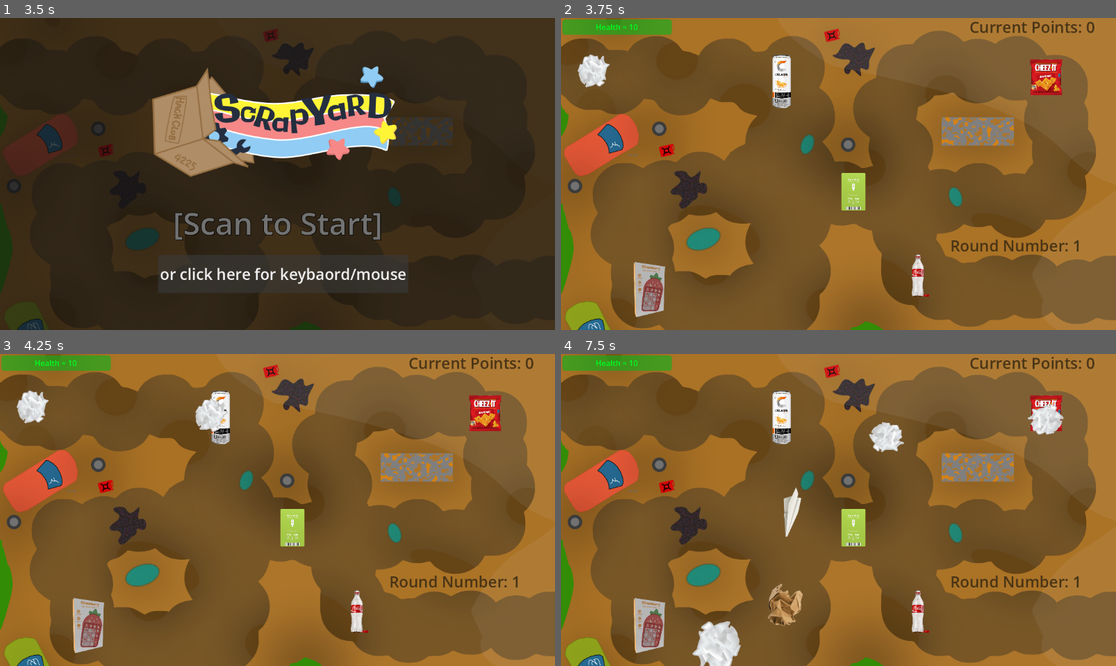
Above: before the commit, frames 1-4 (two rows, left to right).
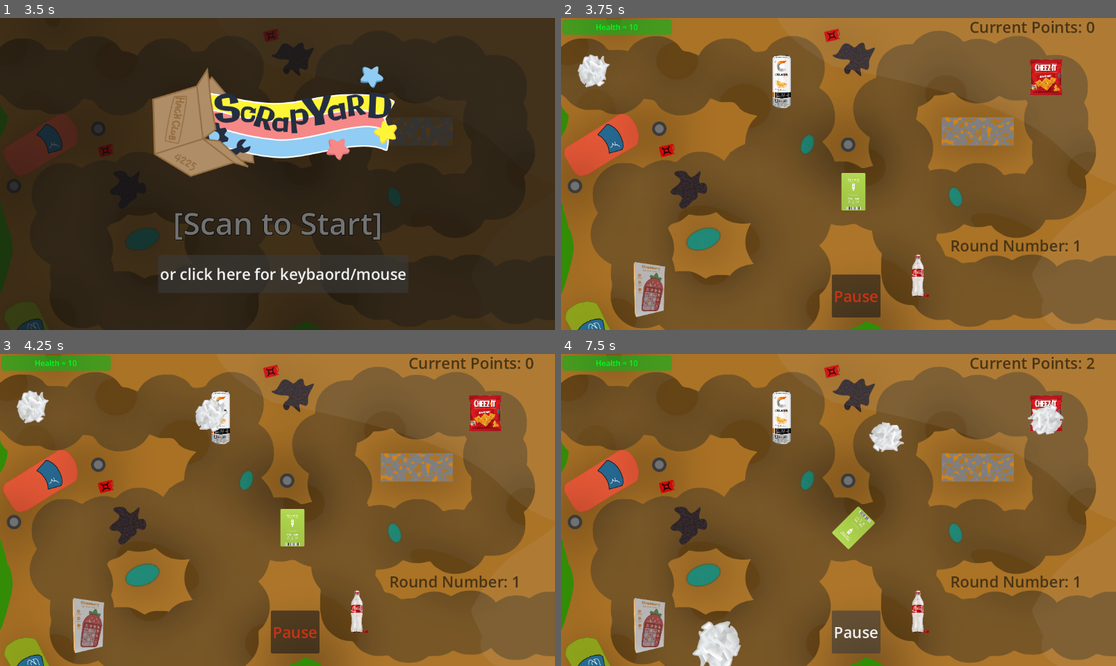
Above: after the commit, the same moments.

Repository: Nils1024/campfire-flagship
Game: Godot game, scene res://main_menu.tscn
Same seed, same stepped clock (60 frames per second), same inputs: the game is played once before the commit and once after it.
Inputs (mouse positions are in pixels of both pictures, inside the frame that each line leads up to):
- Up to frame 1 (3.5 s): click "or click here for keybaord/mo…" at 0.5 s; click "or click here for keybaord/mo…" at 1.25 s; click "or click here for keybaord/mo…" at 2 s; tap Enter at 2.75, 2.85 s; tap Keypad Enter at 3.05 s
- Up to frame 2 (3.75 s): tap Space at 3.5 s; tap Keypad Enter at 3.6 s
- Up to frame 3 (4.25 s): tap E at 3.8 s
- Up to frame 4 (7.5 s): click (855, 631) at 4.25 s, where only the run after the commit has a clickable "Pause"; tap Keypad Enter at 5.1, 6.05 s; tap E at 5.3, 5.85, 6.8 s; tap C at 6.6 s; tap G at 7.35 s

Frame 1 is identical in both runs. In frame 2, 1.2% of the frame differs, in the area x 48-58%, y 82-96%; in frame 3, 1.2%; in frame 4, 2.3%, in the area x 37-97%, y 1-96%.

Commit message:
In Game Shop P1

Diff:
--- a/Scripts/barcode.gd
+++ b/Scripts/barcode.gd
@@ -26,10 +26,15 @@
 	}
 }
 
+@onready var keybaordstuff = $KeyBoardStuff
+
 var barcode_buffer: String = ""
 
 
 func _ready() -> void:
+	if Keyboard.keyboard_mode == true:
+		keybaordstuff.visible = true
+
 	add_to_group("BarcodeManager")
 	$HealthBar.value = GlobalData.health
 	$HealthBar.max_value = GlobalData.health
@@ -96,3 +101,10 @@
 	if GlobalData.health <= 0.0:
 		GlobalData.reset_variables()
 		get_tree().change_scene_to_file("res://game_over.tscn")
+
+
+
+
+
+func _on_pause_pressed():
+	pass # Replace with function body.
--- a/main_menu.gd
+++ b/main_menu.gd
@@ -17,11 +17,12 @@
 func on_barcode_scanned(barcode: String) -> void:
 	match barcode:
 		"StartGame":
+			Keyboard.keyboard_mode = false
 			await get_tree().create_timer(3).timeout
 			get_tree().change_scene_to_file("res://test.tscn")
 
 
 func _on_button_pressed():
-	Keyboard.keyboard_mode = false
+	Keyboard.keyboard_mode = true
 	await get_tree().create_timer(3).timeout
 	get_tree().change_scene_to_file("res://test.tscn")
--- /dev/null
+++ b/shop.tscn
@@ -0,0 +1,133 @@
+[gd_scene format=3 uid="uid://biyg2j5sw6dtl"]
+
+[ext_resource type="Script" uid="uid://crwgdug85qug6" path="res://Scripts/GameOverStats.gd" id="1_e7rdd"]
+[ext_resource type="Texture2D" uid="uid://ddalg3jdkhs0t" path="res://Assets/thened.png" id="2_blqjs"]
+
+[node name="Shop" type="Control" unique_id=2014165722]
+layout_mode = 3
+anchors_preset = 15
+anchor_right = 1.0
+anchor_bottom = 1.0
+grow_horizontal = 2
+grow_vertical = 2
+
+[node name="Dim" type="ColorRect" parent="." unique_id=259589223]
+layout_mode = 0
+offset_right = 1153.0
+offset_bottom = 648.0
+color = Color(0.0627451, 0.0627451, 0.0627451, 0.6862745)
+script = ExtResource("1_e7rdd")
+
+[node name="TextureRect" type="TextureRect" parent="Dim" unique_id=844833303]
+modulate = Color(0.49433076, 0.49433076, 0.4943307, 1)
+layout_mode = 1
+anchors_preset = 12
+anchor_top = 1.0
+anchor_right = 1.0
+anchor_bottom = 1.0
+offset_top = -310.0
+offset_bottom = 220.0
+grow_horizontal = 2
+grow_vertical = 0
+texture = ExtResource("2_blqjs")
+
+[node name="Title" type="Label" parent="Dim" unique_id=1166922960]
+layout_mode = 1
+anchors_preset = 5
+anchor_left = 0.5
+anchor_right = 0.5
+offset_left = -367.0
+offset_top = 25.0
+offset_right = 367.0
+offset_bottom = 200.0
+grow_horizontal = 2
+theme_override_colors/font_color = Color(0.82606, 0.82606006, 0.82606, 1)
+theme_override_colors/font_shadow_color = Color(0, 0, 0, 0.7019608)
+theme_override_colors/font_outline_color = Color(0, 0, 0, 1)
+theme_override_constants/outline_size = 4
+theme_override_font_sizes/font_size = 128
+text = "Shop"
+horizontal_alignment = 1
+
+[node name="Buttons" type="Control" parent="Dim" unique_id=978279875]
+anchors_preset = 0
+offset_right = 40.0
+offset_bottom = 40.0
+
+[node name="FasterReload" type="Button" parent="Dim/Buttons" unique_id=575289546]
+layout_mode = 0
+offset_left = 170.0
+offset_top = 209.0
+offset_right = 367.0
+offset_bottom = 326.0
+text = "Faster Reload"
+
+[node name="IncreaseRadius" type="Button" parent="Dim/Buttons" unique_id=1101028887]
+layout_mode = 0
+offset_left = 399.0
+offset_top = 214.0
+offset_right = 578.0
+offset_bottom = 323.0
+text = "IncreaseRadius"
+
+[node name="IncreaseDamage" type="Button" parent="Dim/Buttons" unique_id=1714840805]
+layout_mode = 0
+offset_left = 613.0
+offset_top = 215.0
+offset_right = 789.0
+offset_bottom = 325.0
+text = "Increase Damage"
+
+[node name="2xPoints" type="Button" parent="Dim/Buttons" unique_id=439707647]
+layout_mode = 0
+offset_left = 827.0
+offset_top = 218.0
+offset_right = 989.0
+offset_bottom = 318.0
+text = "2x points
+"
+
+[node name="Towers" type="Control" parent="Dim/Buttons" unique_id=428343157]
+anchors_preset = 0
+offset_right = 40.0
+offset_bottom = 40.0
+
+[node name="Celsius" type="Button" parent="Dim/Buttons/Towers" unique_id=1878302145]
+layout_mode = 0
+offset_left = 246.0
+offset_top = 405.0
+offset_right = 309.0
+offset_bottom = 436.0
+text = "Celsius"
+
+[node name="Celsius2" type="Button" parent="Dim/Buttons/Towers" unique_id=2036830684]
+layout_mode = 0
+offset_left = 774.0
+offset_top = 424.0
+offset_right = 847.0
+offset_bottom = 455.0
+text = "Cheezits"
+
+[node name="Celsius3" type="Button" parent="Dim/Buttons/Towers" unique_id=661062780]
+layout_mode = 0
+offset_left = 532.0
+offset_top = 468.0
+offset_right = 595.0
+offset_bottom = 499.0
+text = "YubiKey"
+
+[node name="Celsius4" type="Button" parent="Dim/Buttons/Towers" unique_id=1640912552]
+layout_mode = 0
+offset_left = 265.0
+offset_top = 541.0
+offset_right = 328.0
+offset_bottom = 572.0
+text = "NumPad"
+
+[node name="Celsius5" type="Button" parent="Dim/Buttons/Towers" unique_id=1296730744]
+layout_mode = 0
+offset_left = 778.0
+offset_top = 545.0
+offset_right = 854.0
+offset_bottom = 576.0
+text = "Coke"
--- a/test.tscn
+++ b/test.tscn
@@ -108,4 +108,17 @@
 horizontal_alignment = 1
 vertical_alignment = 1
 
+[node name="KeyBoardStuff" type="Node2D" parent="." unique_id=1339314081]
+visible = false
+
+[node name="Pause" type="Button" parent="KeyBoardStuff" unique_id=263834896]
+offset_left = 562.0
+offset_top = 533.0
+offset_right = 663.0
+offset_bottom = 622.0
+theme_override_colors/font_color = Color(0.7882353, 0.20392157, 0.08627451, 1)
+theme_override_font_sizes/font_size = 32
+text = "Pause"
+
 [connection signal="area_entered" from="EndArea" to="." method="_on_end_area_area_entered"]
+[connection signal="pressed" from="KeyBoardStuff/Pause" to="." method="_on_pause_pressed"]
